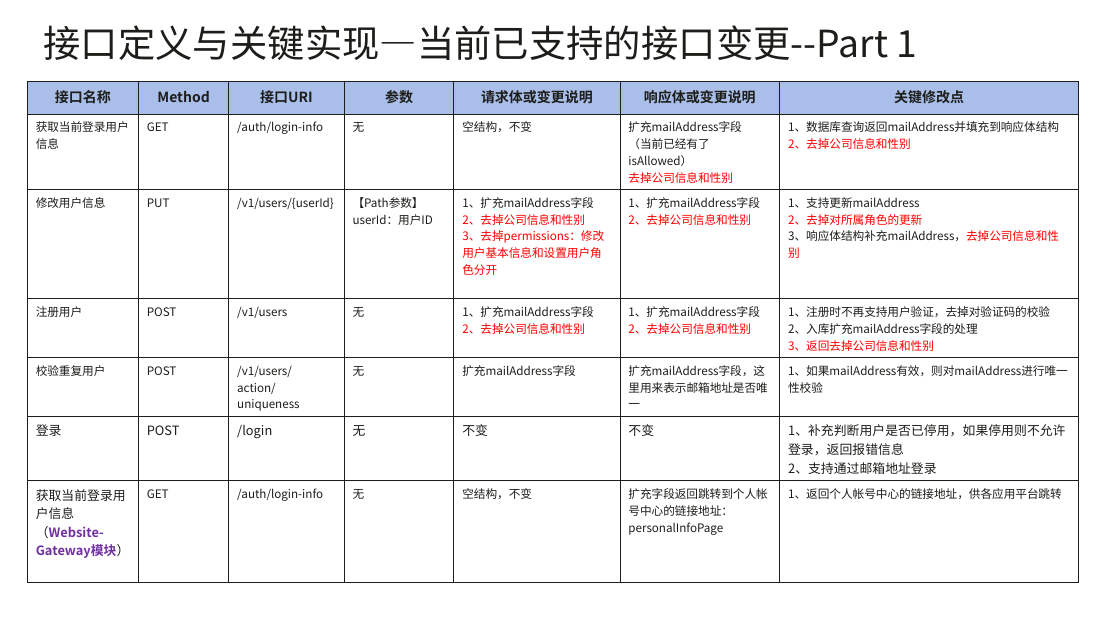
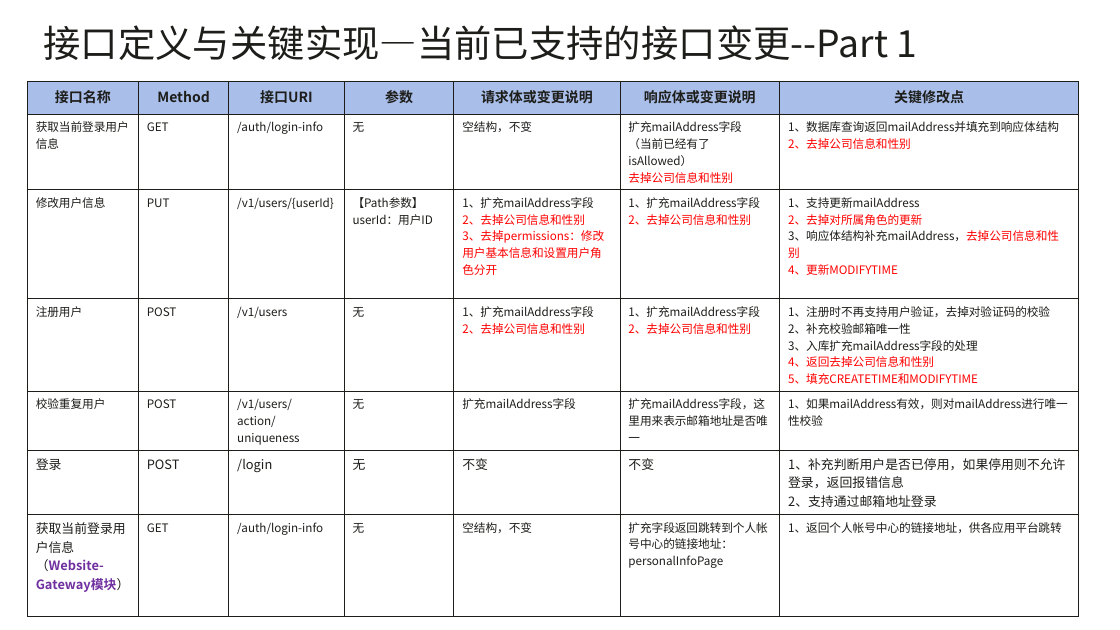
Before and after one commit to EdgeGallery/community, a slide deck: slide 19 of Architecture WG/Requirements/v1.1/Edge Gallery1.1 用户管理特性优化与分权控制方案分析.pptx. Drawn at 1120x630 pixels with LibreOffice and Linux fonts; fonts in the diff are those of the drawing. Boxes give left, top, right and bottom in pixels: in the first picture for what was removed or moved away, otherwise in the second. Text is boxed around its words. In the diff, an @@ line names an element or a change of style, - is before the commit and + after.

Commit message:
!101 更新用户管理特性优化与分权控制方案分析文档 * 更新用户管理特性优化与分权控制方案分析文档

```diff
--- a/Architecture WG/Requirements/v1.1/Edge Gallery1.1 用户管理特性优化与分权控制方案分析.pptx
+++ b/Architecture WG/Requirements/v1.1/Edge Gallery1.1 用户管理特性优化与分权控制方案分析.pptx
@@ table at bbox=[28, 82, 1079, 596] @@
-row 3, column 7: 1、支持更新mailAddress / 2、去掉对所属角色的更新 / 3、响应体结构补充mailAddress，去掉公司信息和性别
+row 3, column 7: 1、支持更新mailAddress / 2、去掉对所属角色的更新 / 3、响应体结构补充mailAddress，去掉公司信息和性别 / 4、更新MODIFYTIME
-row 4, column 7: 1、注册时不再支持用户验证，去掉对验证码的校验 / 2、入库扩充mailAddress字段的处理 / 3、返回去掉公司信息和性别
+row 4, column 7: 1、注册时不再支持用户验证，去掉对验证码的校验 / 2、补充校验邮箱唯一性 / 3、入库扩充mailAddress字段的处理 / 4、返回去掉公司信息和性别 / 5、填充CREATETIME和MODIFYTIME
```
Also in this commit, not shown: 7 other slides changed.
